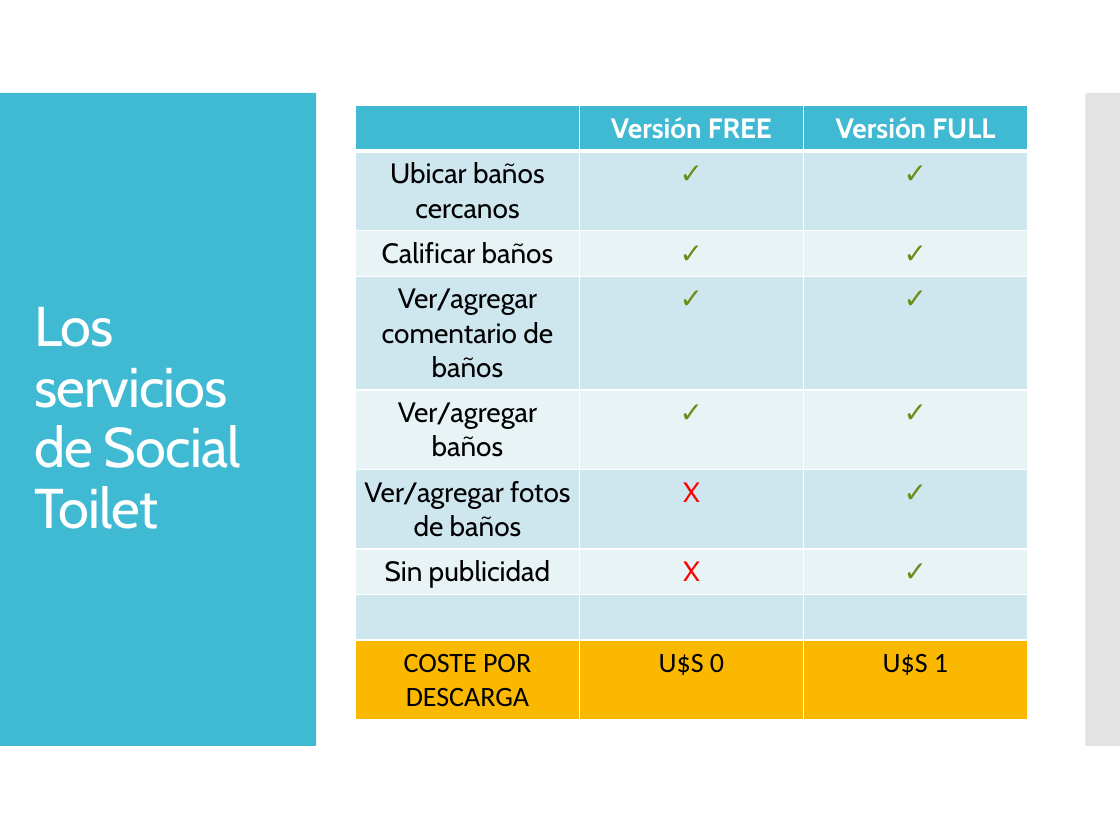
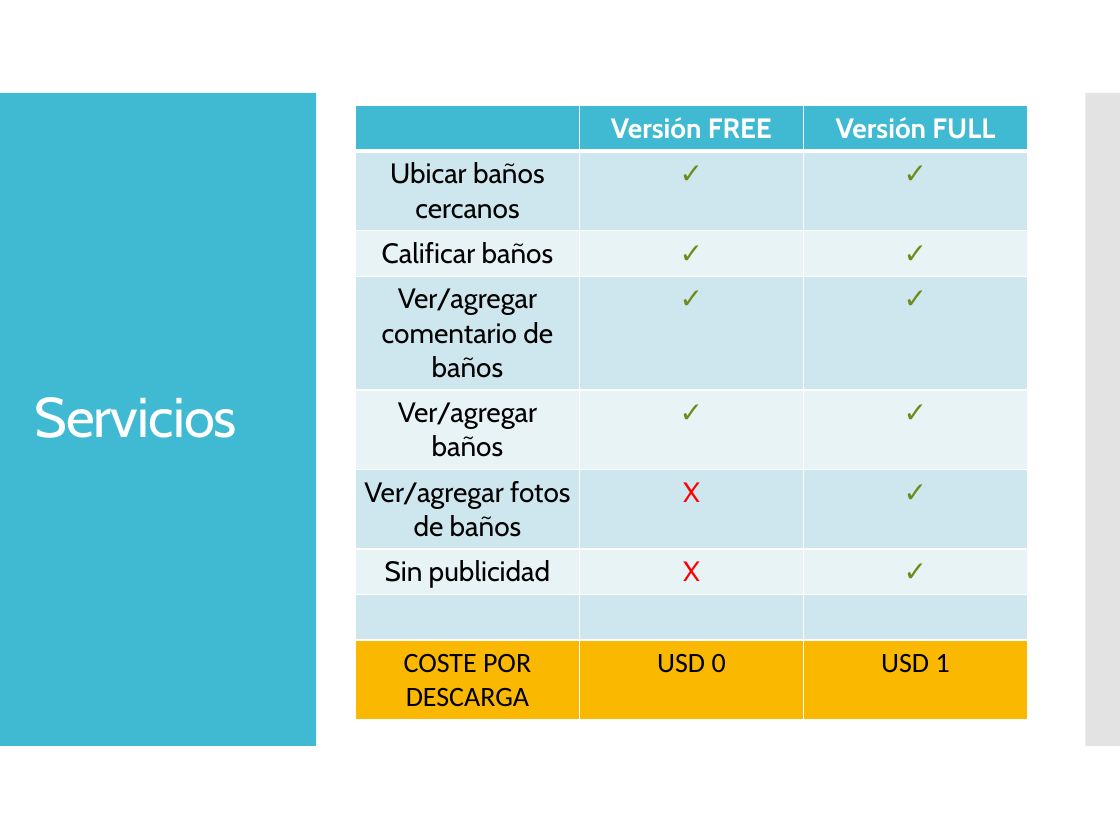
Before and after one commit to dschenkelman/taller-proyectos, a slide deck: slide 12 of Assets/Presentación negocio.pptx (slide 8 before the commit). Drawn at 1120x840 pixels with LibreOffice and Linux fonts; fonts in the diff are those of the drawing. Boxes give left, top, right and bottom in pixels: in the first picture for what was removed or moved away, otherwise in the second. Text is boxed around its words. In the diff, an @@ line names an element or a change of style, - is before the commit and + after.

```diff
--- a/Assets/Presentación negocio.pptx
+++ b/Assets/Presentación negocio.pptx
@@ table at (x1=355, y1=105, x2=1027, y2=712) @@
-row 9, column 2: U$S 0
+row 9, column 2: USD 0
-row 9, column 3: U$S 1
+row 9, column 3: USD 1
@@ title at (x1=34, y1=397, x2=237, y2=438): text changed @@
-Los servicios de Social Toilet
+Servicios
```
Also in this commit, not shown: 10 other slides changed, 5 slides added, 2 slides removed.
